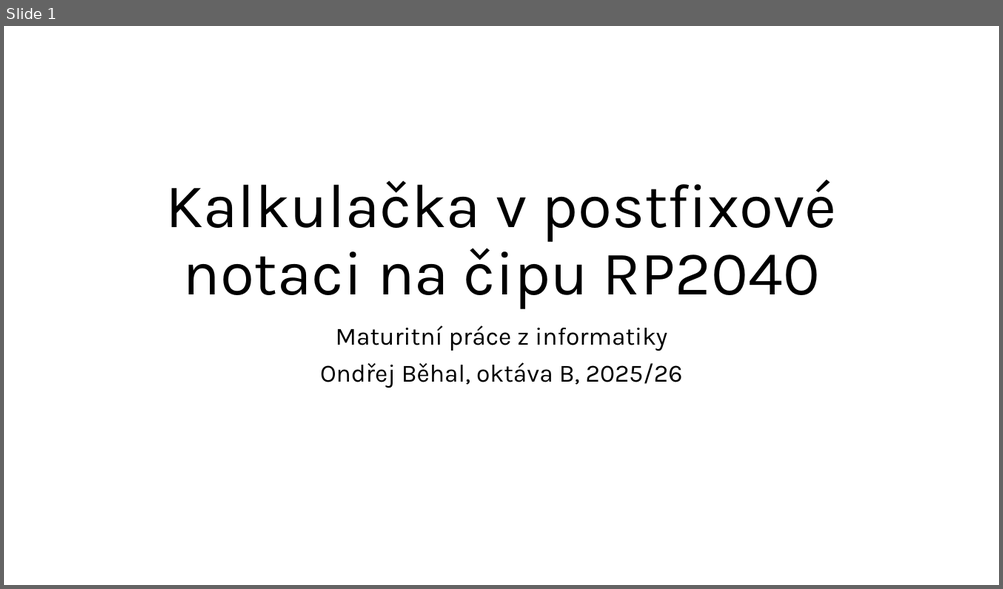
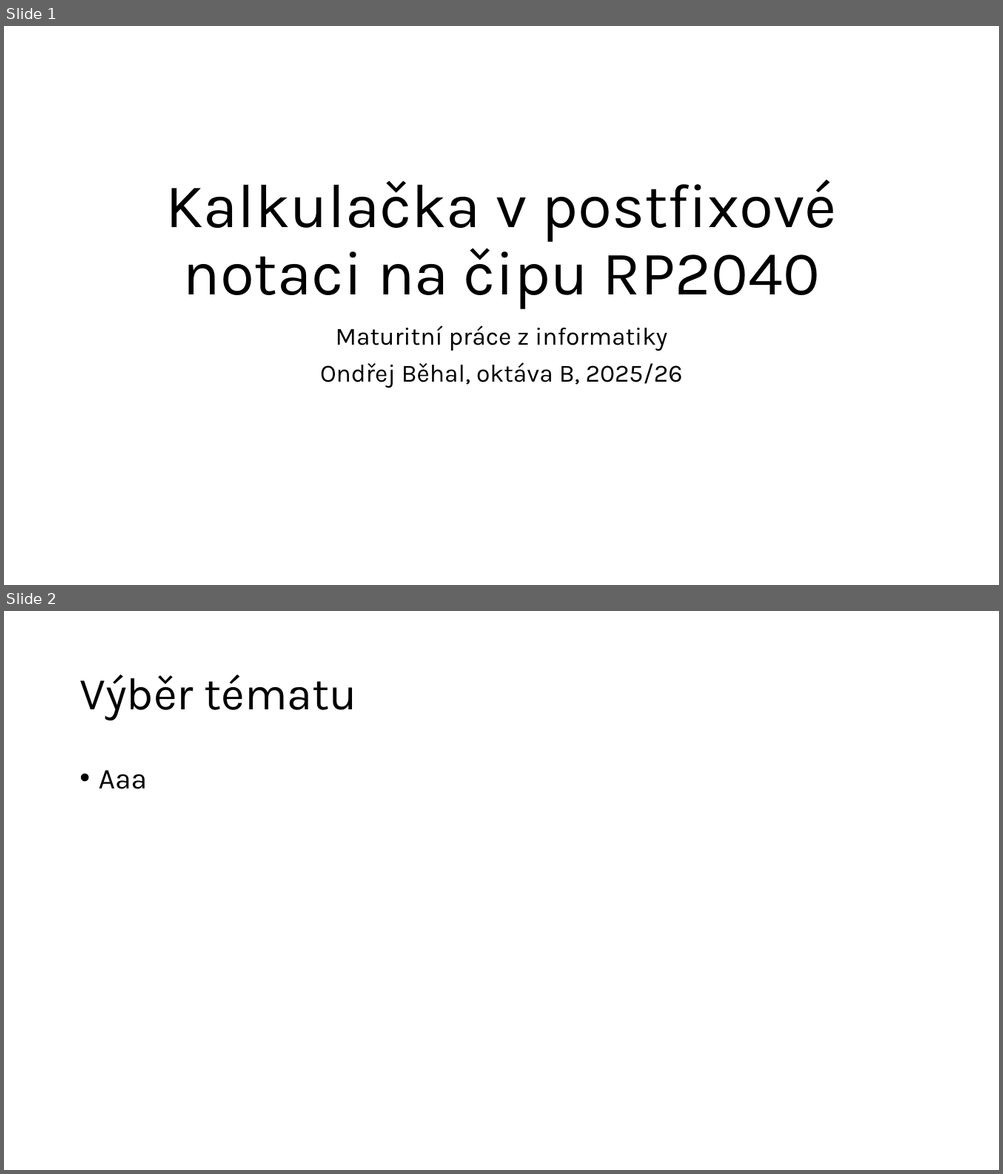
Before and after one commit to creeper6530/maturitni-projekt-docs, a slide deck: Prezentace.pptx. Shown one above the other, each under a label of ours: slide 1 before the commit, slides 1 and 2 after it. The pictures are 1003x589 and 1003x1174 pixels, drawn with LibreOffice and Linux fonts; fonts in the diff are those of the drawing. Boxes give left, top, right and bottom in pixels: in the first picture for what was removed or moved away, otherwise in the second. Text is boxed around its words. In the diff, an @@ line names an element or a change of style, - is before the commit and + after.

```diff
--- a/Prezentace.pptx
+++ b/Prezentace.pptx
@@ slide 2 added at [4, 611, 999, 1170], background #FFFFFF @@
@@ title added at [79, 675, 358, 721], 44 pt, text #000000 @@
+Výběr tématu
@@ text added at [99, 770, 148, 789], 28 pt, text #000000 @@
+• Aaa
```
Also in this commit, not shown: 1 slide changed, 4 other slides added, 1 slide removed, 5 other files.
